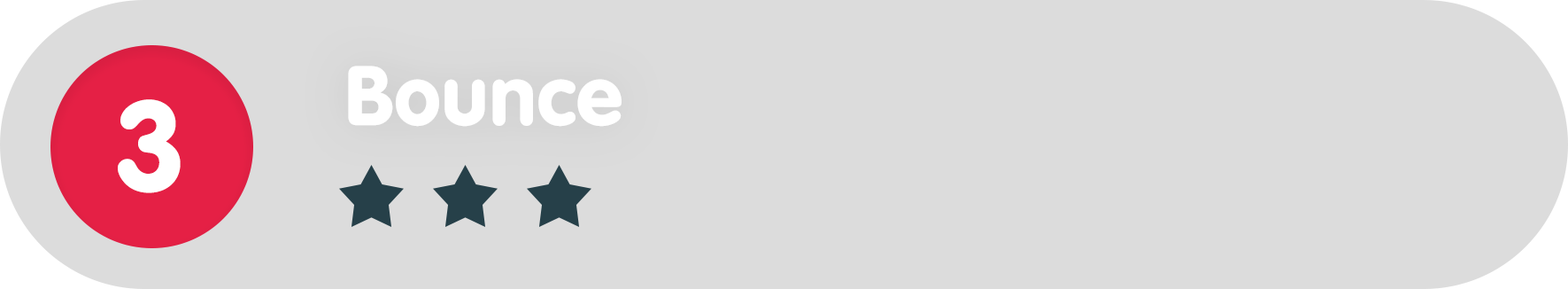
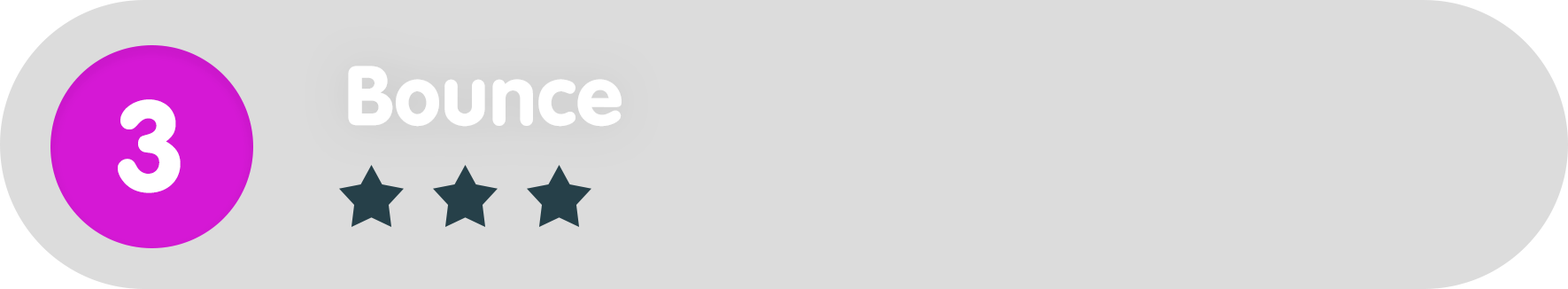
The second (1568, 289) image is a revision of the first. Changes to its layers:
painted on "Ellipse_green" over [50, 45, 254, 248]
